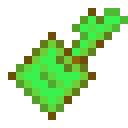
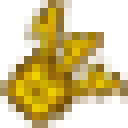
Layers edited between the first and the second 128x128 image:
removed layer "图层 2" over [8, 8, 128, 120]
added layer "图层 3" above "图层 4" over [0, 32, 104, 128]
added layer "图层 4" above "图层 5" over [8, 0, 72, 120]
added layer "图层 5" over [8, 48, 128, 128]
